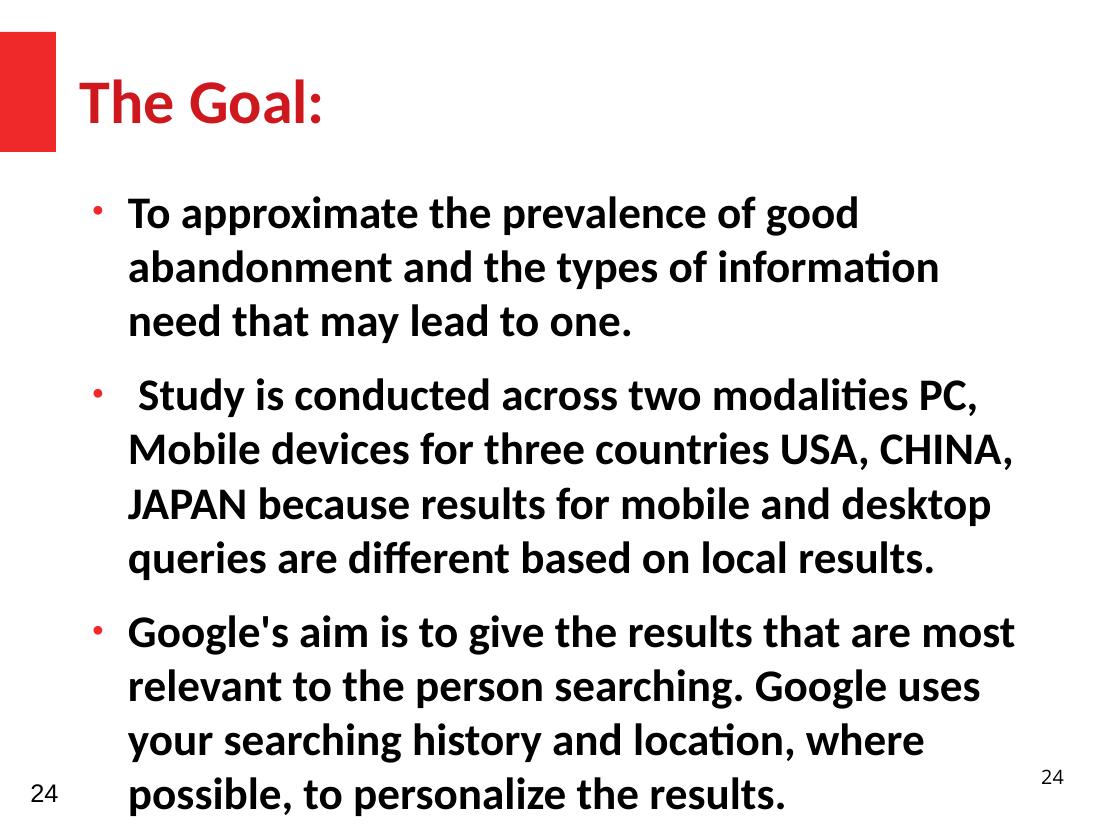
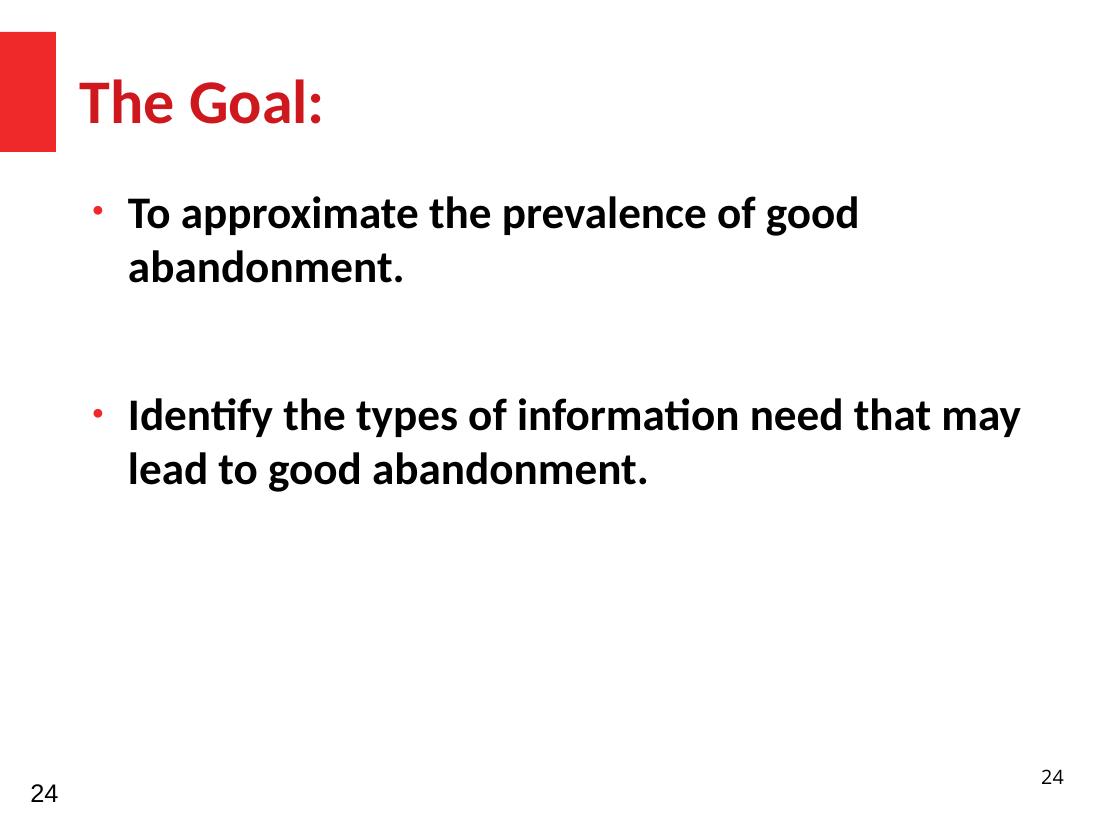
Before and after one commit to HussamHallak/cs834-f17, a slide deck: slide 24 of assignments/P3/P3.odp. Drawn at 1120x840 pixels with LibreOffice and Linux fonts; fonts in the diff are those of the drawing. Boxes give left, top, right and bottom in pixels: in the first picture for what was removed or moved away, otherwise in the second. Text is boxed around its words. In the diff, an @@ line names an element or a change of style, - is before the commit and + after.

```diff
--- a/assignments/P3/P3.odp
+++ b/assignments/P3/P3.odp
@@ text at <box>128,196,1021,492</box>: text changed @@
-● To approximate the prevalence of good abandonment and the types of information need that may lead to one.
-● Study is conducted across two modalities PC, Mobile devices for three countries USA, CHINA, JAPAN because results for mobile and desktop queries are different based on local results.
-● Google's aim is to give the results that are most relevant to the person searching. Google uses your searching history and location, where possible, to personalize the results.
+● To approximate the prevalence of good abandonment.
+● Identify the types of information need that may lead to good abandonment.
```
Also in this commit, not shown: 36 other slides changed, 2 slides added, 1 slide removed, 1 other file.
